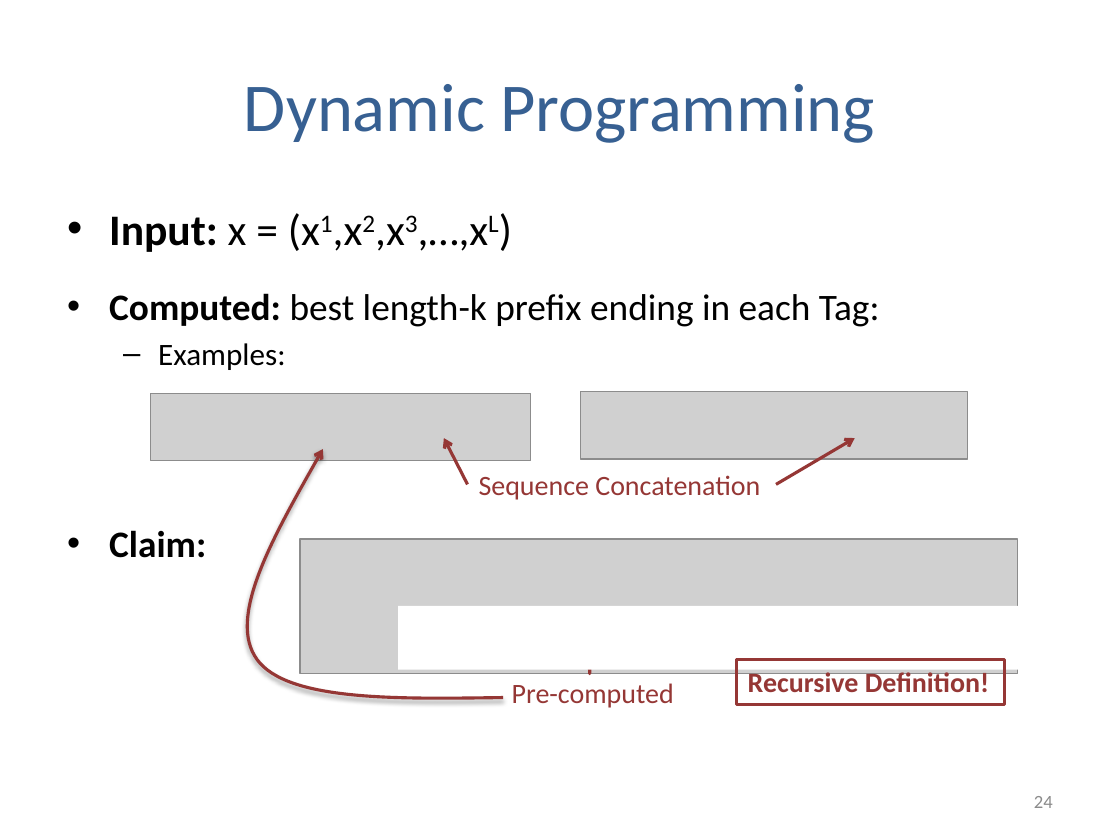
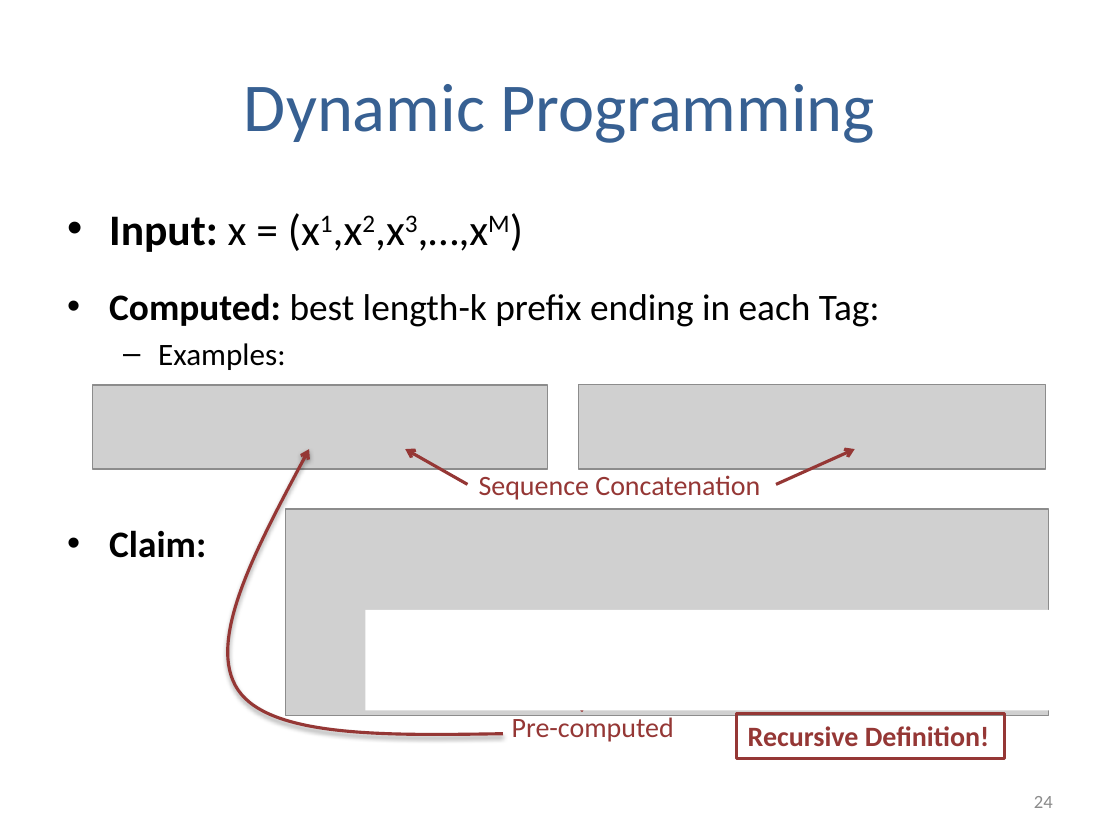
Before and after one commit to arcticmatt/CS155, a slide deck: slide 24 of lectures/slides/lec05.pptx. Drawn at 1120x840 pixels with LibreOffice and Linux fonts; fonts in the diff are those of the drawing; grey boxes stand for pictures. Boxes give left, top, right and bottom in pixels: in the first picture for what was removed or moved away, otherwise in the second. Text is boxed around its words. In the diff, an @@ line names an element or a change of style, - is before the commit and + after.

```diff
--- a/lectures/slides/lec05.pptx
+++ b/lectures/slides/lec05.pptx
@@ picture: place and size @@
-picture at bbox=[150, 393, 531, 460]
+picture at bbox=[93, 385, 548, 469]
@@ picture: place and size @@
-picture at bbox=[580, 392, 968, 459]
+picture at bbox=[579, 385, 1046, 469]
@@ freeform shape: place and size @@
-freeform shape at bbox=[248, 449, 503, 698]
+freeform shape at bbox=[228, 449, 503, 735]
@@ arrow moved from (467, 484) - (444, 438) to (467, 484) - (405, 449) @@
@@ arrow moved from (776, 484) - (855, 438) to (776, 484) - (855, 449) @@
@@ picture: place and size @@
-picture at bbox=[300, 539, 1018, 673]
+picture at bbox=[286, 510, 1048, 716]
@@ rectangle: place and size @@
-rectangle at bbox=[398, 606, 1045, 670]
+rectangle at bbox=[365, 610, 1063, 711]
@@ left brace: place and size @@
-left brace at bbox=[511, 649, 669, 674]
+left brace at bbox=[503, 686, 661, 711]
@@ text "Pre-computed": place and size @@
-text "Pre-computed" at bbox=[512, 683, 674, 708]
+text "Pre-computed" at bbox=[512, 714, 674, 742]
@@ rectangle "Recursive Definition!": place and size @@
-rectangle "Recursive Definition!" at bbox=[737, 660, 1005, 704]
+rectangle "Recursive Definition!" at bbox=[737, 713, 1005, 758]
```
Also in this commit, not shown: 27 other slides changed, 28 other files.
